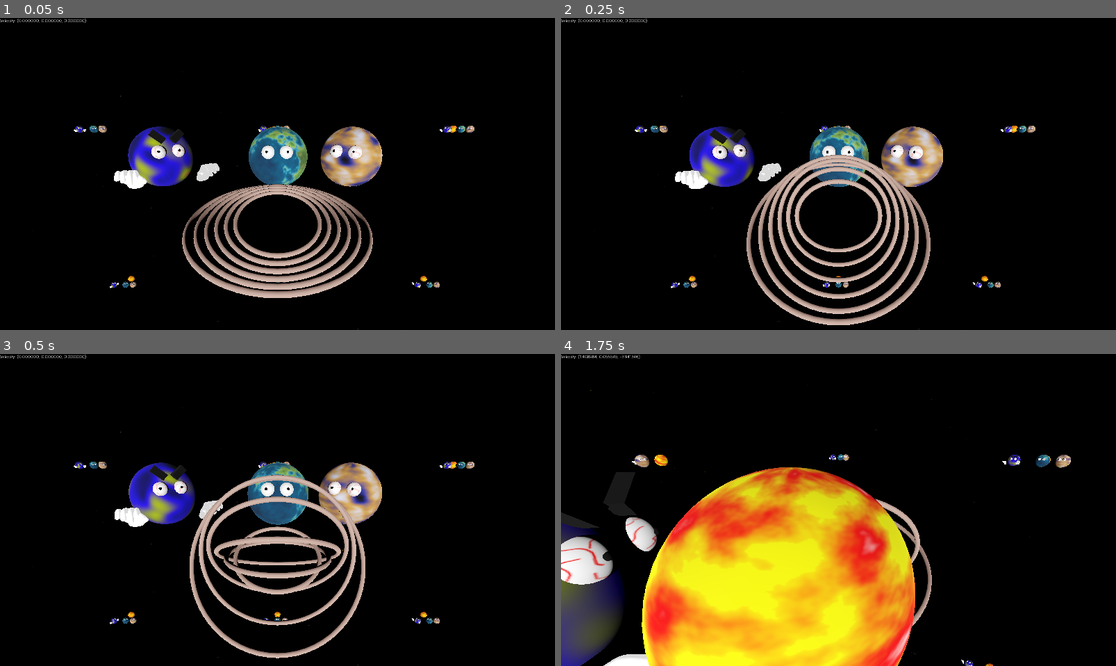
Above: before the commit, frames 1-4 (two rows, left to right).
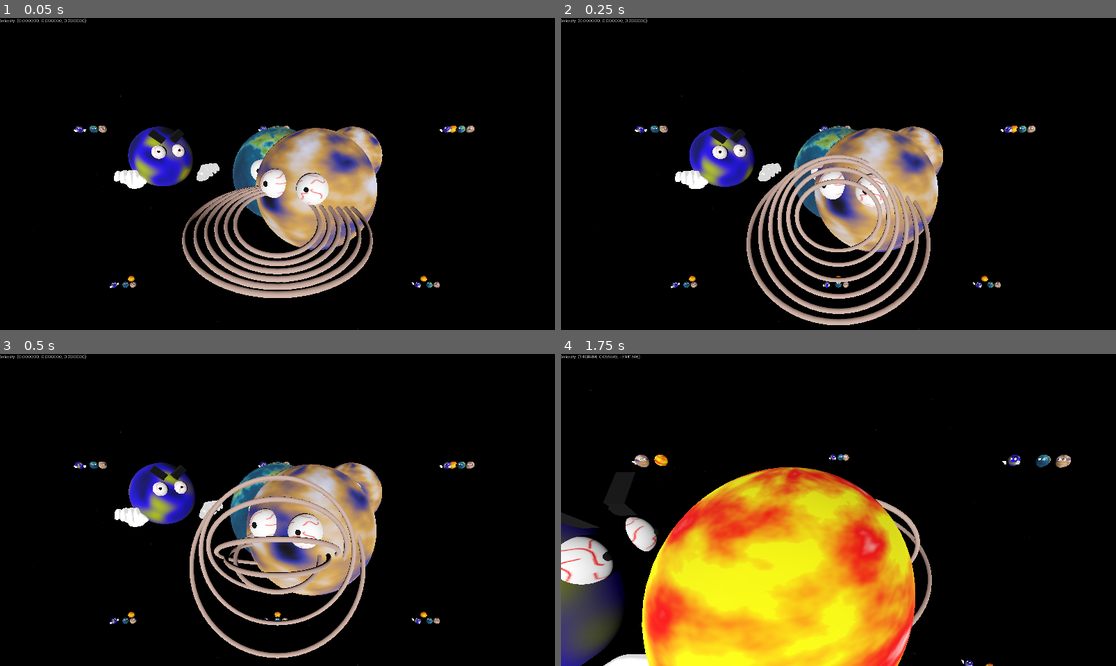
Above: after the commit, the same moments.

Repository: partkyle/godot-sparpg
Game: Godot game, scene res://game.tscn
Same seed, same stepped clock (60 frames per second), same inputs: the game is played once before the commit and once after it.
Inputs (mouse positions are in pixels of both pictures, inside the frame that each line leads up to):
- Up to frame 1 (0.05 s): no input
- Up to frame 2 (0.25 s): no input
- Up to frame 3 (0.5 s): no input
- Up to frame 4 (1.75 s): tap Enter at 0.5 s; move the mouse to (866, 510) at 0.52 s; hold Q (decelerate) 0.53-1.28 s; hold E (accelerate) from 0.53 s (still down); move the mouse to (810, 510) at 1.27 s; tap F (melee) at 1.35 s

The runs differ from the first frame. In frame 1, 6.8% of the frame differs, in the area x 41-68%, y 34-75%; in frame 2, 6.0%; in frame 3, 6.5%; in frame 4, nothing differs.
Error in both runs: Invalid access to property or key 'deceleration_intensity' on a base object of type 'CharacterBody3D (Player)'. (res://entities/player/controls.gd:25)

Commit message:
move this to levels

Diff:
--- a/game.tscn
+++ b/game.tscn
@@ -12,7 +12,7 @@
 [ext_resource type="Theme" uid="uid://cpddxkl67rvai" path="res://ui/ui_theme.tres" id="7_eow3j"]
 [ext_resource type="Script" uid="uid://ijd0jcqf56d2" path="res://entities/player/controls.gd" id="8_215e1"]
 [ext_resource type="PackedScene" uid="uid://bys8s0ais0da1" path="res://entities/throne/throne.tscn" id="8_mfdv2"]
-[ext_resource type="Script" uid="uid://bfdqupmj0msnu" path="res://entities/gridspawner/gridspawner.gd" id="10_iotsf"]
+[ext_resource type="Script" uid="uid://bfdqupmj0msnu" path="res://levels/gridspawner/gridspawner.gd" id="10_iotsf"]
 [ext_resource type="Script" uid="uid://cm01cf3nmyysq" path="res://ui/fullscreen_controller.gd" id="10_lc2xo"]
 
 [sub_resource type="FastNoiseLite" id="FastNoiseLite_hve3p"]
@@ -177,12 +177,12 @@
 environment = SubResource("Environment_215e1")
 
 [node name="Planet" type="Node3D" parent="." node_paths=PackedStringArray("player")]
-transform = Transform3D(0.773402, 0, 0.633915, 0, 1, 0, -0.633915, 0, 0.773402, 1.7726, 0, 5.82197)
+transform = Transform3D(0.773443, 0, 0.633864, 0, 1, 0, -0.633864, 0, 0.773443, 1.59942, 0, 5.61093)
 script = ExtResource("1_80nbo")
 player = NodePath("../Player")
 
 [node name="MeshInstance3D" type="MeshInstance3D" parent="Planet"]
-transform = Transform3D(-0.650329, 0, 0.733825, 0, 1, 0, -0.733825, 0, -0.650329, 0, 0, 0)
+transform = Transform3D(0.473782, 0, -0.858193, 0, 1, 0, 0.858193, 0, 0.473782, 0, 0, 0)
 mesh = SubResource("SphereMesh_vef74")
 
 [node name="Eyes" type="Node3D" parent="Planet"]
@@ -228,12 +228,12 @@
 transform = Transform3D(-0.318866, 0, 0.0849986, 0, 0.33, 0, -0.0849986, 0, -0.318866, 0.513393, -0.45235, -0.620689)
 
 [node name="Planet2" type="Node3D" parent="." node_paths=PackedStringArray("player")]
-transform = Transform3D(1, 0, 0, 0, 1, 0, 0, 0, 1, 0, 0, 6.00912)
+transform = Transform3D(-1, 0, -8.74228e-08, 0, 1, 0, 8.74228e-08, 0, -1, 0, 0, 2.55357)
 script = ExtResource("1_80nbo")
 player = NodePath("../Player")
 
 [node name="MeshInstance3D" type="MeshInstance3D" parent="Planet2"]
-transform = Transform3D(-0.645245, 0, 0.738348, 0, 1, 0, -0.738348, 0, -0.645245, -0.00927782, 0, 0)
+transform = Transform3D(0.467831, 0, -0.861493, 0, 1, 0, 0.861493, 0, 0.467831, -0.00927782, 0, 0)
 mesh = SubResource("SphereMesh_mfdv2")
 
 [node name="Eyes" type="Node3D" parent="Planet2"]
@@ -265,12 +265,12 @@
 shape = SubResource("SphereShape3D_fc0e3")
 
 [node name="Planet3" type="Node3D" parent="." node_paths=PackedStringArray("player")]
-transform = Transform3D(0.886442, 0, -0.462841, 0, 1, 0, 0.462841, 0, 0.886442, -1.19279, 0, 5.94378)
+transform = Transform3D(-0.886414, 0, 0.462893, 0, 1, 0, -0.462893, 0, -0.886414, 0.306708, 0, 3.07199)
 script = ExtResource("1_80nbo")
 player = NodePath("../Player")
 
 [node name="MeshInstance3D" type="MeshInstance3D" parent="Planet3"]
-transform = Transform3D(-0.650329, 0, 0.733825, 0, 1, 0, -0.733825, 0, -0.650329, 0, 0, 0)
+transform = Transform3D(0.473782, 0, -0.858193, 0, 1, 0, 0.858193, 0, 0.473782, 0, 0, 0)
 mesh = SubResource("SphereMesh_x5p1p")
 
 [node name="Eyes" type="Node3D" parent="Planet3"]
@@ -302,13 +302,13 @@
 shape = SubResource("SphereShape3D_fc0e3")
 
 [node name="Sun" type="Node3D" parent="." node_paths=PackedStringArray("player")]
-transform = Transform3D(1, 0, 0, 0, 1, 0, 0, 0, 1, 0, 0, 6.58)
+transform = Transform3D(1, 0, 0, 0, 1, 0, 0, 0, 1, 0, 0, 6.98222)
 script = ExtResource("1_80nbo")
 rotation_speed = 0.2
 player = NodePath("../Player")
 
 [node name="MeshInstance3D" type="MeshInstance3D" parent="Sun"]
-transform = Transform3D(-0.28889, 0, -0.995454, 0, 1, 0, 0.995454, 0, -0.28889, 0, 0, 0)
+transform = Transform3D(1.03662, 0, -0.0128986, 0, 1, 0, 0.0128986, 0, 1.03662, 0, 0, 0)
 mesh = SubResource("SphereMesh_80cx4")
 
 [node name="Area3D" type="Area3D" parent="Sun"]
Renamed: entities/gridspawner/gridspawner.gd -> levels/gridspawner/gridspawner.gd
Renamed: entities/gridspawner/gridspawner.gd.uid -> levels/gridspawner/gridspawner.gd.uid
